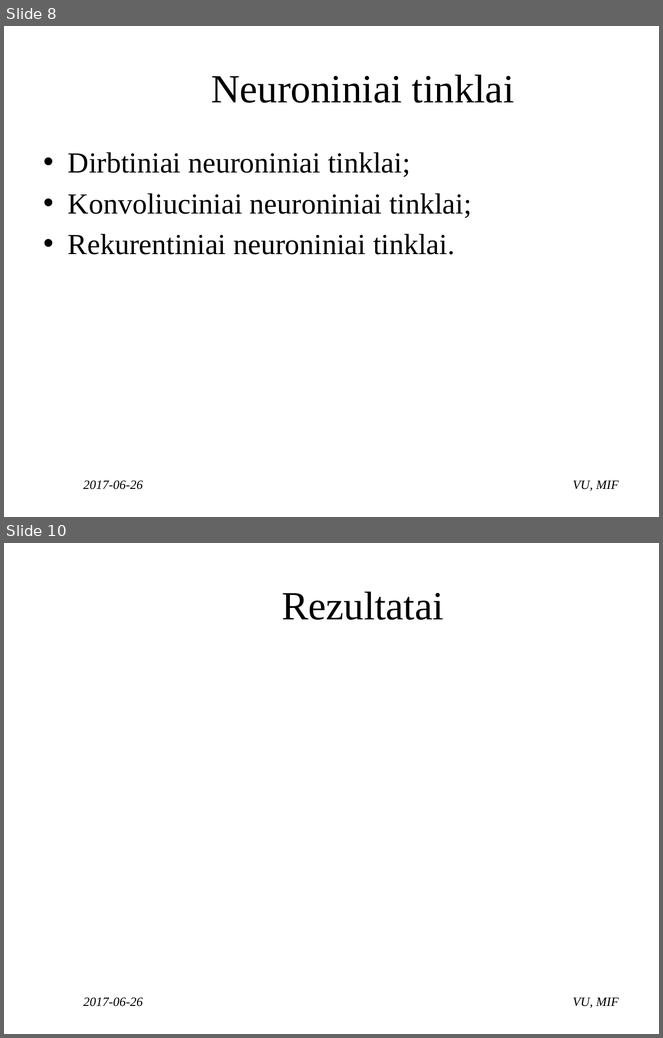
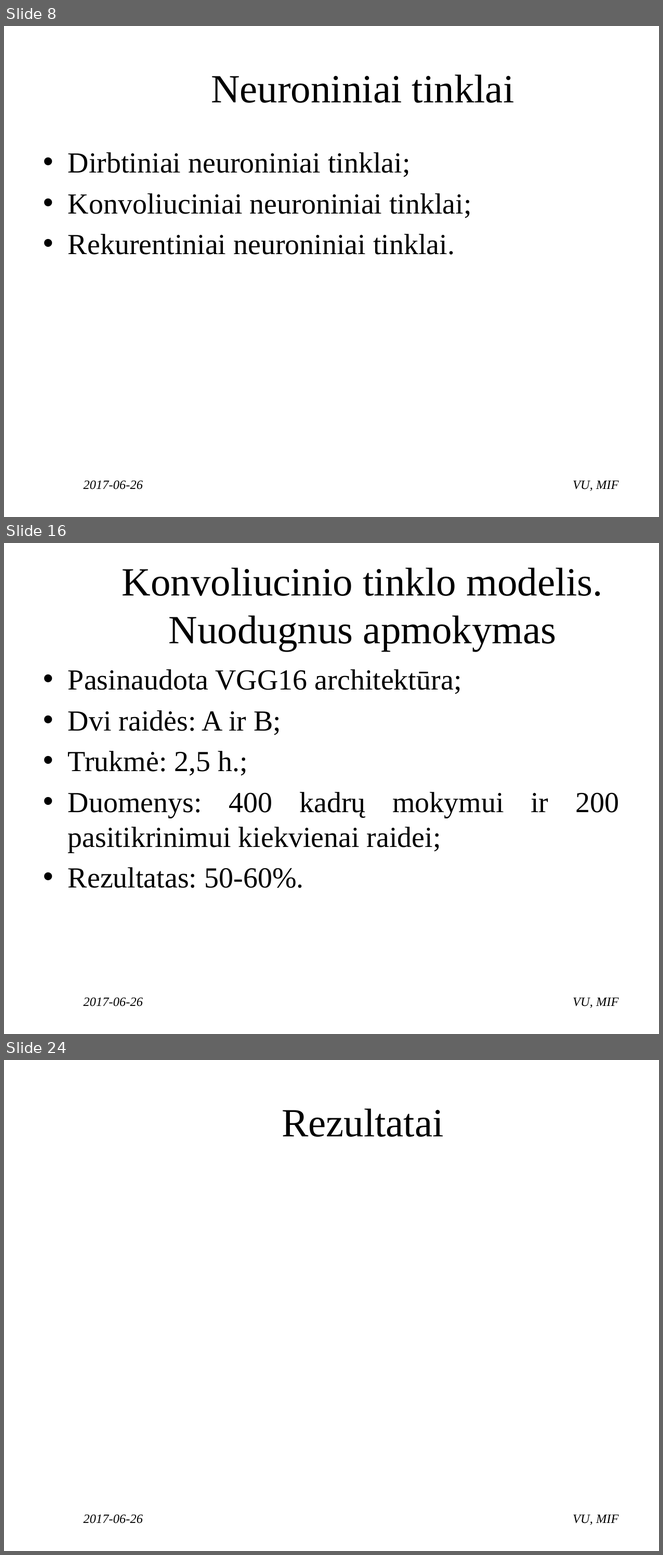
Before and after one commit to ambrazasp/Sign-Language-Recognition, a slide deck: Gestų kalbos atpažinimas naudojant internetinę kamerą.pptx. Shown one above the other, each under a label of ours: slides 8 and 10 before the commit, slides 8, 16 and 24 after it; the slides between them are not shown. The pictures are 663x1038 and 663x1555 pixels, drawn with LibreOffice and Linux fonts; fonts in the diff are those of the drawing; background and template pictures are left out. Boxes give left, top, right and bottom in pixels: in the first picture for what was removed or moved away, otherwise in the second. Text is boxed around its words. In the diff, an @@ line names an element or a change of style, - is before the commit and + after.

```diff
--- a/Gestų kalbos atpažinimas naudojant internetinę kamerą.pptx
+++ b/Gestų kalbos atpažinimas naudojant internetinę kamerą.pptx
@@ slide 16 added at box(4, 543, 659, 1034), background #FFFFFF @@
@@ title added at box(122, 567, 603, 651), 44 pt, text #000000 @@
+Konvoliucinio tinklo modelis. Nuodugnus apmokymas
@@ text added at box(68, 669, 619, 888), 32 pt, text #000000 @@
+• Pasinaudota VGG16 architektūra;
+• Dvi raidės: A ir B;
+• Trukmė: 2,5 h.;
+• Duomenys: 400 kadrų mokymui ir 200 pasitikrinimui kiekvienai raidei;
+• Rezultatas: 50-60%.
@@ text added at box(84, 997, 143, 1007), 14 pt, text #000000, italic @@
+2017-06-26
@@ text added at box(573, 998, 619, 1008), 14 pt, text #000000, italic @@
+VU, MIF
@@ what was slide 10 is now slide 24 @@
```
Also in this commit, not shown: 3 slides changed, 13 other slides added, 2 other files.
